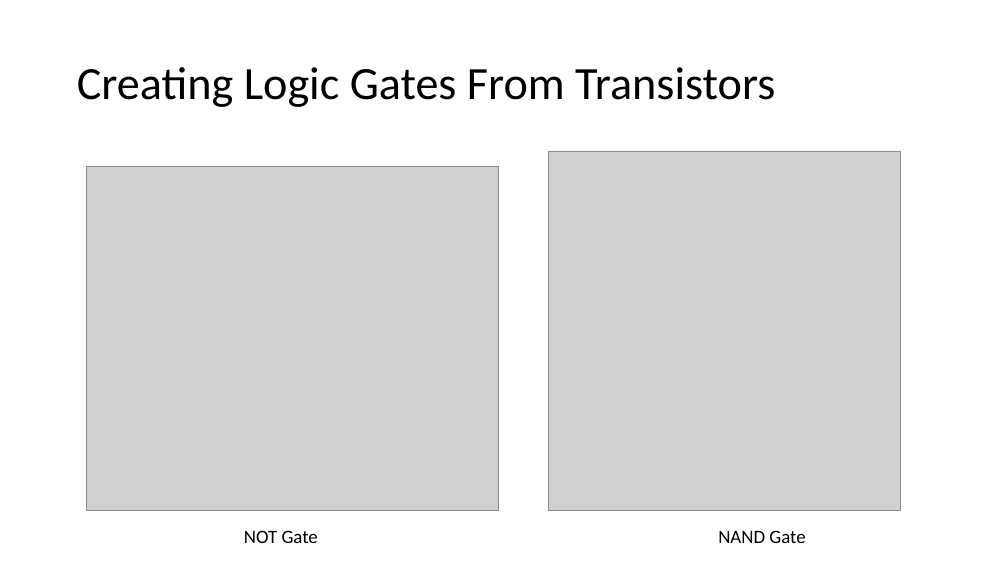
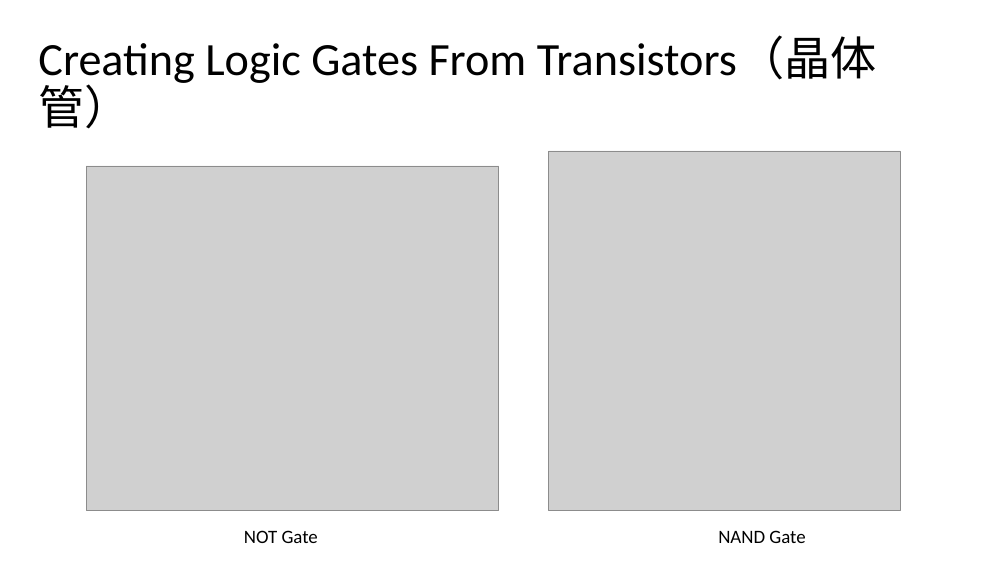
Before and after one commit to vcboy1/Leeds, a slide deck: slide 7 of 26fall/1860/Lecture/Week1.4/Lecture 1.4.1.pptx (slide 8 before the commit). Drawn at 1008x567 pixels with LibreOffice and Linux fonts; fonts in the diff are those of the drawing; grey boxes stand for pictures; background and template pictures are left out. Boxes give left, top, right and bottom in pixels: in the first picture for what was removed or moved away, otherwise in the second. Text is boxed around its words. In the diff, an @@ line names an element or a change of style, - is before the commit and + after.

```diff
--- a/26fall/1860/Lecture/Week1.4/Lecture 1.4.1.pptx
+++ b/26fall/1860/Lecture/Week1.4/Lecture 1.4.1.pptx
@@ title at [38,36,877,129]: text changed @@
-Creating Logic Gates From Transistors
+Creating Logic Gates From Transistors（晶体管）
```
Also in this commit, not shown: 14 other slides changed, 5 slides added, 4 slides removed, 3 other files.
